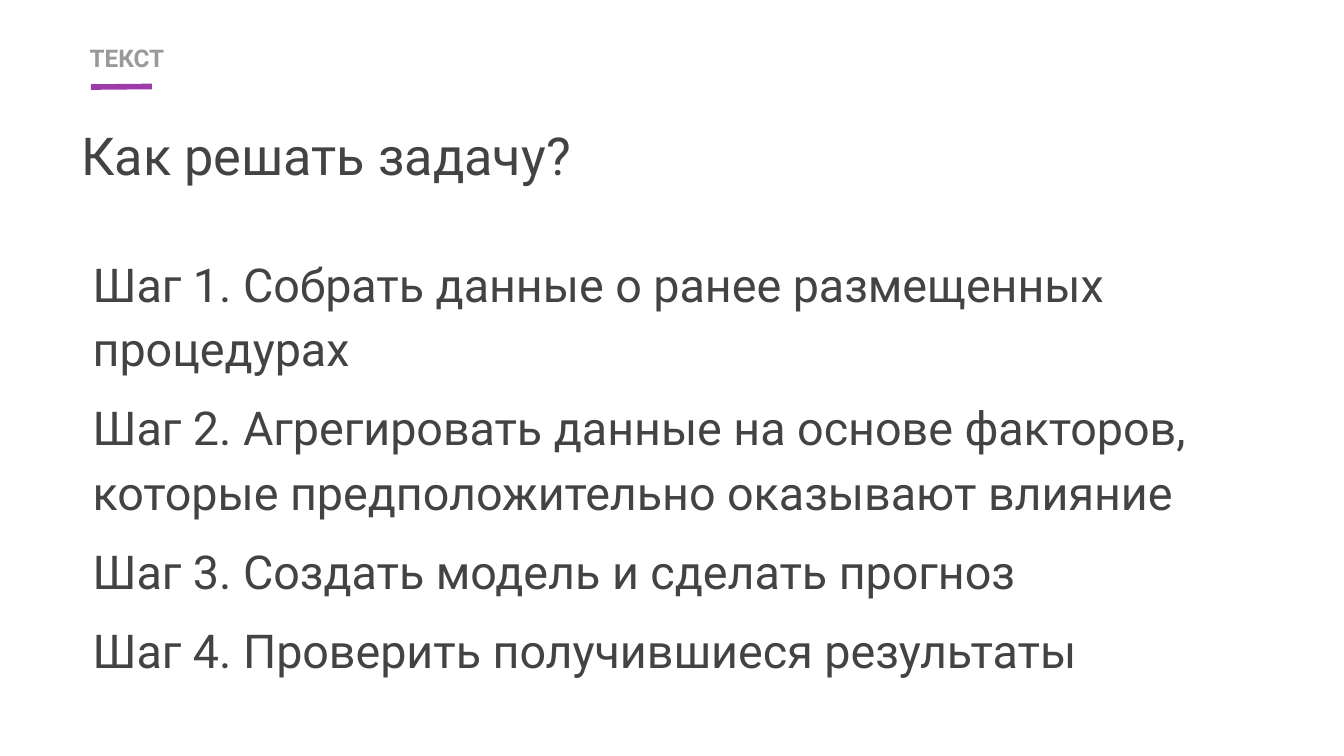
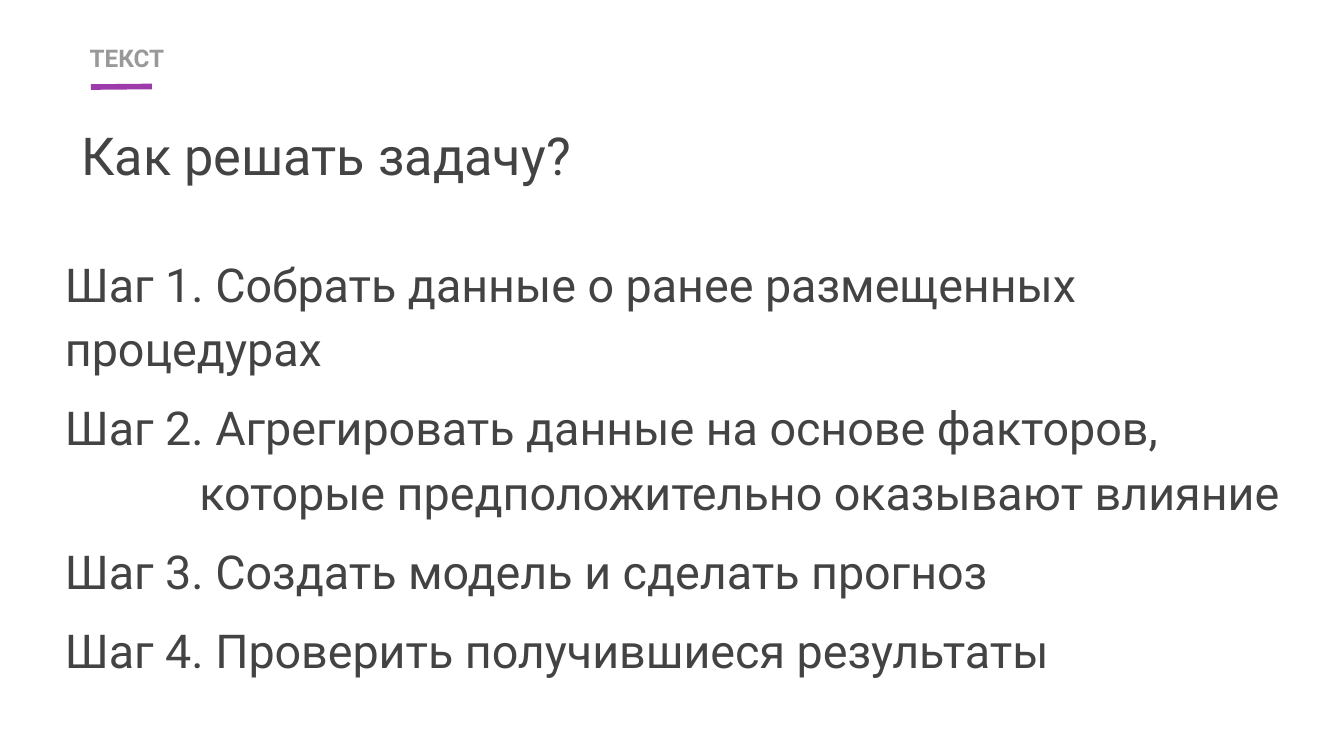
Before and after one commit to AlexSolodov/DS3-DZ, a slide deck: slide 6 of final/ПрезентацияСолодов.pptx. Drawn at 1344x756 pixels with LibreOffice and Linux fonts; fonts in the diff are those of the drawing. Boxes give left, top, right and bottom in pixels: in the first picture for what was removed or moved away, otherwise in the second. Text is boxed around its words. In the diff, an @@ line names an element or a change of style, - is before the commit and + after.

```diff
--- a/final/ПрезентацияСолодов.pptx
+++ b/final/ПрезентацияСолодов.pptx
@@ text "Шаг 1. Собрать данные о ..." rewrapped from (93,266,1186,678) to (65,266,1280,678) @@
```
Also in this commit, not shown: 5 other slides changed, 3 slides added.
